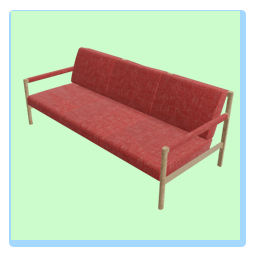
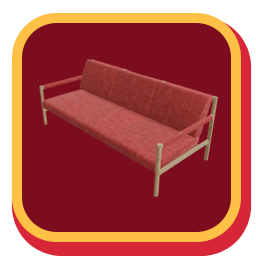
Revision of a layered 256 x 256 image; what changed, layer by layer:
painted on "Layer 3" over [23, 47, 234, 210]
removed layer "Rectangle 1" over [11, 11, 240, 240]
added layer "Rounded Rectangle 2" above "Layer 1" over [12, 13, 241, 242]
